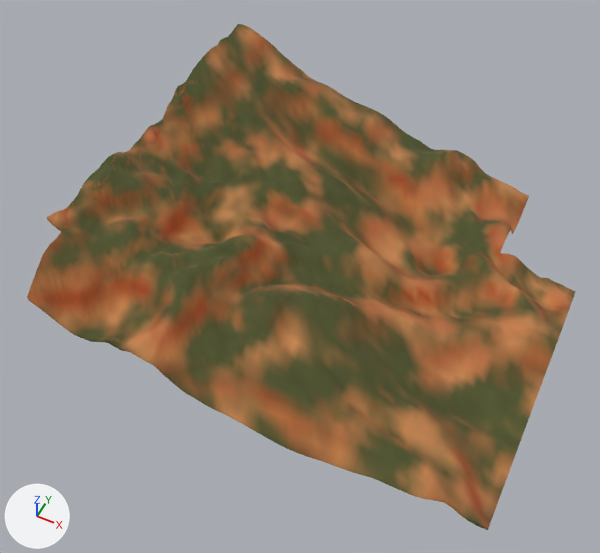
The glTF model public/desert-canyon/vista/terrain-022.glb, before and after one commit.
Both versions are drawn from a 50 mm lens placed at (233.0, -561.0, 698.0), pointed at (-26.0, -44.0, 52.0). Arrows for +X, +Y and +Z are at lower left; the lights stay in place. The picture after the commit comes second. Vertices at exactly the same position are counted once.

Objects in the first picture: 'terrain-022'.
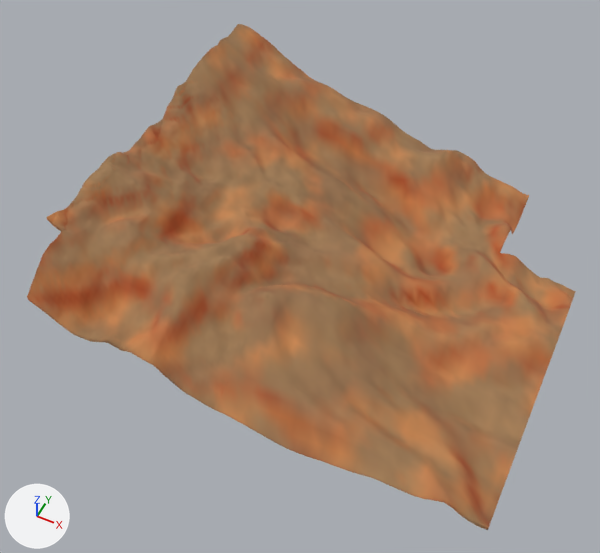
The change in detail:
me_mesh_0 has 8290 vertices, 17080 faces and spans x -236.0..236.0, y -224.0..224.0, z 0.0..154.0.
me_mesh_0 is used by ob_terrain_022; location (0.0, 0.0, 0.0).
me_mesh_0 part 1: 7341 faces centred in x -236.0..236.0, y -224.0..224.0, z 4.0..153.0 are repainted in the vertex colours; the middle colour goes from brown #865e33 to brown #a9754c.
me_mesh_0 part 2: 6203 faces centred in x -236.0..236.0, y -224.0..224.0, z 4.0..152.0 are repainted in the vertex colours; the middle colour goes from dark yellow #50532a to brown #9d7651.
me_mesh_0 part 3: 3333 faces centred in x -236.0..236.0, y -224.0..224.0, z 1.0..152.0 are repainted in the vertex colours; the middle colour goes from brown #b07140 to orange #ba7a4a.

Boxes (x1, y1, x2, y2) around the edits, measured in the pictures (600 x 553 px):
part 1 of me_mesh_0, recoloured (lighter): (35, 24, 576, 530) in both
part 2 of me_mesh_0, recoloured (dark yellow to brown): (53, 29, 557, 526) in both
part 3 of me_mesh_0, recoloured: (31, 26, 573, 516) in both
